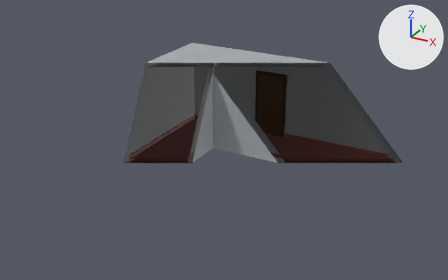
Renders of the glTF model public/scene1.glb from each side of a commit.
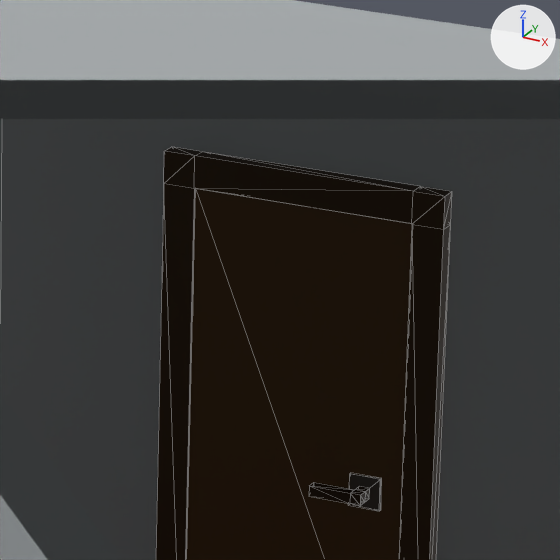
Each version is shown whole from a camera (50 mm lens) standing at (25.0, -28.41, 19.64) and looking at (6.43, 5.34, 2.76), then close up on the part from 53% to 67% of the width and 19% to 41% of the height. Every picture has the same lights, and +X, +Y and +Z are marked at upper right. The last two pictures show the newer version. The close-ups show mesh edges as thin lines. Everything nearer to the camera than a plane just in front of the edit is cut away. Where no turn or scale is listed for an object, it has been applied to the vertices. Vertices at exactly the same position are counted once.
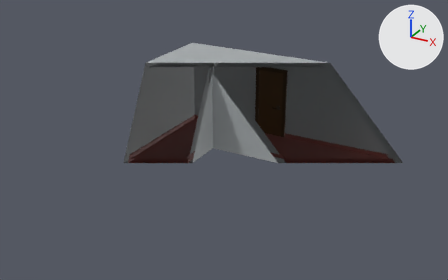
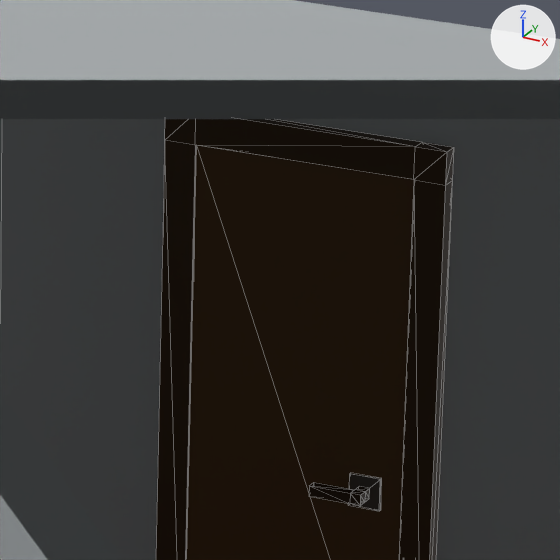
Pixel boxes (x1, y1, x2, y2) of what changed, in the close-ups (560 x 560 px):
'Cube.021', moved, rescaled
    before: (186, 189, 412, 560)
    after: (186, 145, 414, 560)
'Cube.023', reshaped
    before: (156, 147, 452, 560)
    after: (156, 119, 454, 560)

What changed in the scene script:
```text
Change me_cube_011:
    used by ob_cube_021; location = (11.8, 15.12, 2.5)
    remove me_cube_011.from_pydata(...)  # 8 vertices, 6 faces; spans x -7.5..-5.4, y 0.05..0.15, z -3.2..1.8
    add me_cube_011.from_pydata(...)  # 8 vertices, 6 faces; spans x -7.5..-5.4, y 0.05..0.15, z -3.2..2.2
    me_cube_011 part 1: the whole mesh is scaled about its middle by (1, 1, 1.08), then moved by (0.0, 0.0, 0.2)
Change me_cube_023:
    used by ob_cube_023; location = (11.8, 15.15, 2.5)
    remove me_cube_023.from_pydata(...)  # 24 vertices, 44 faces; spans x -7.8..-5.1, y 0.0..0.15, z -3.2..2.1
    add me_cube_023.from_pydata(...)  # 24 vertices, 44 faces; spans x -7.8..-5.1, y 0.0..0.15, z -3.2..2.5
    me_cube_023 part 2: all 16 vertices in x -7.8..-5.1, y 0.0..0.15, z 1.8..2.1 are moved by (0.0, 0.0, 0.4)
```
